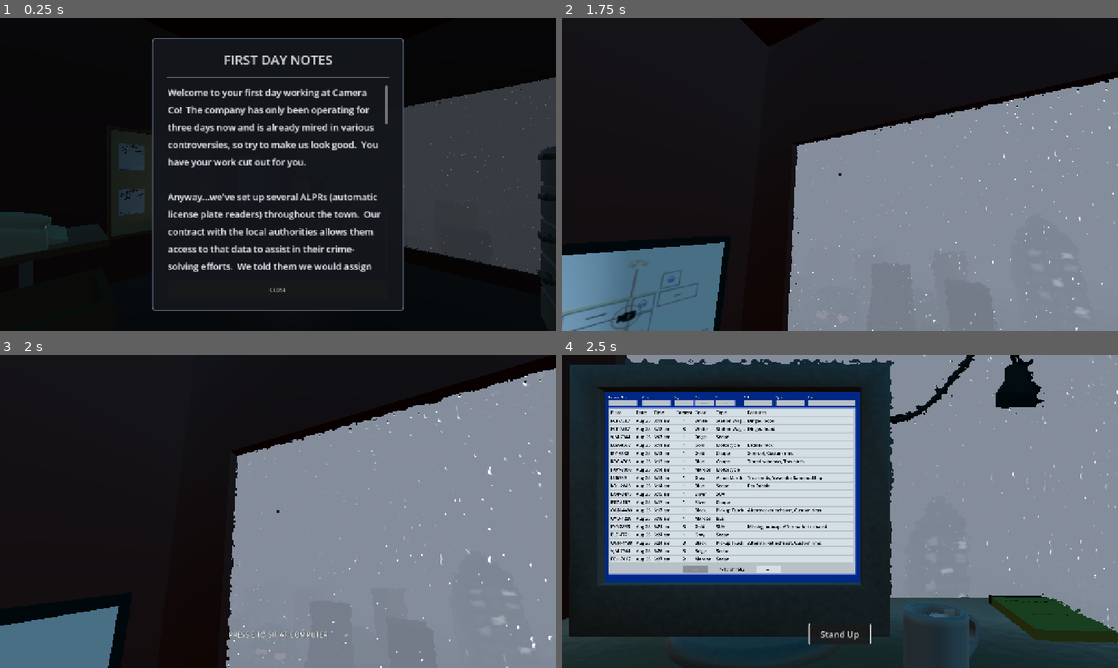
Above: before the commit, frames 1-4 (two rows, left to right).
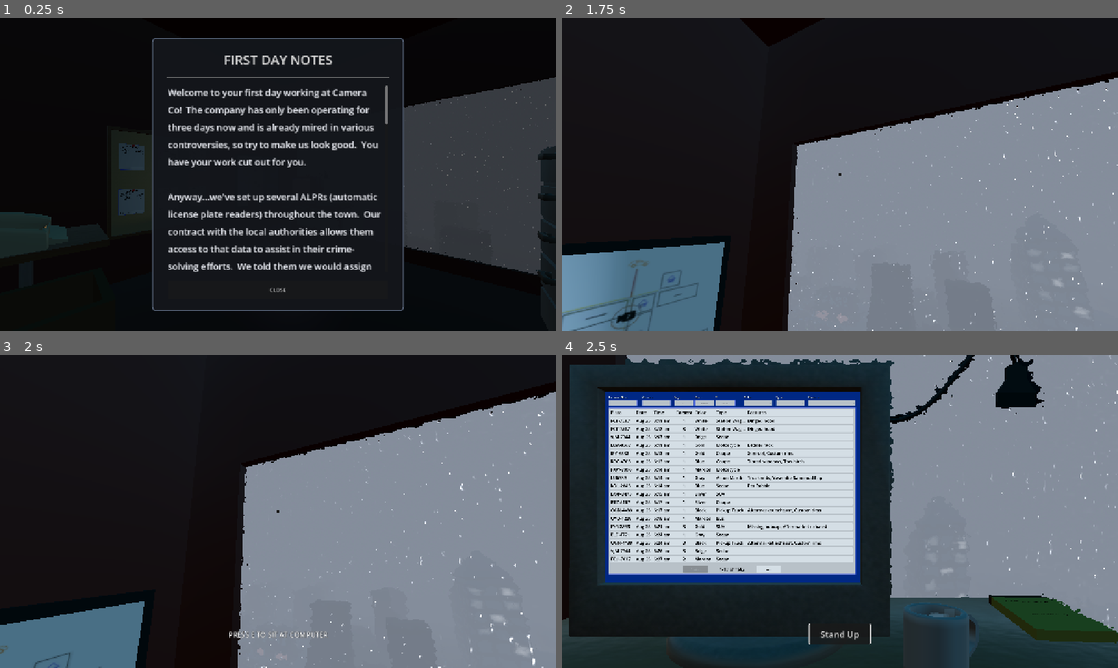
Above: after the commit, the same moments.

Repository: Ciph3rzer0/brackeys-2026.2-trust-no-one
Game: Godot game, scene res://scenes/city.tscn
Two runs of this game, one before a commit and one after it. Both use one fixed random seed, a clock stepped at 60 frames per second and the inputs below.
Inputs (mouse positions are in pixels of both pictures, inside the frame that each line leads up to):
- Up to frame 1 (0.25 s): no input
- Up to frame 2 (1.75 s): tap Enter at 0.5 s; move the mouse to (812, 237) at 0.52 s; hold E (pc_interact) 0.53-1.28 s; hold W (pc_forward) from 0.53 s (still down); click (812, 237) at 0.67 s; tap Space at 0.77, 1.07, 1.52 s; move the mouse to (878, 177) at 1.27 s; tap Ctrl at 1.35 s
- Up to frame 3 (2 s): keep holding W (pc_forward); tap Space at 1.82 s
- Up to frame 4 (2.5 s): keep holding W (pc_forward); tap E (pc_interact) at 2 s; move the mouse to (795, 508) at 2.02 s; hold Shift from 2.03 s (still down)

Frames 1-2 are identical in both runs. In frame 3, 6.2% of the frame differs, in the area x 0-100%, y 4-100%; in frame 4, nothing differs.

Commit message:
feat: add desk collision

Diff:
--- a/scenes/office.tscn
+++ b/scenes/office.tscn
@@ -143,6 +143,9 @@
 [sub_resource type="BoxShape3D" id="BoxShape3D_chair_interaction"]
 size = Vector3(0.6295105, 0.9106811, 2.0118499)
 
+[sub_resource type="BoxShape3D" id="BoxShape3D_krb5w"]
+size = Vector3(1.5463333, 1.2046509, 0.58239746)
+
 [node name="Office" type="Node3D" unique_id=2119133953]
 
 [node name="Player" parent="." unique_id=1865119778 node_paths=PackedStringArray("viewports") instance=ExtResource("10_gnmmx")]
@@ -4208,6 +4211,12 @@
 [node name="desk" parent="." unique_id=2107914153 instance=ExtResource("4_2knxt")]
 transform = Transform3D(1.7488817, 0, 0, 0, 1.7488817, 0, 0, 0, 1.7488817, 3.3157055, 0.6540642, 2.5794885)
 
+[node name="Desk Collision" type="StaticBody3D" parent="desk" unique_id=2110332680]
+
+[node name="CollisionShape3D" type="CollisionShape3D" parent="desk/Desk Collision" unique_id=712057960]
+transform = Transform3D(1, 0, 0, 0, 1, 0, 0, 0, 1, 0.1615181, 0.10232535, -0.043762207)
+shape = SubResource("BoxShape3D_krb5w")
+
 [node name="computer-keyboard2" parent="." unique_id=1110257665 instance=ExtResource("16_jp1e5")]
 transform = Transform3D(1.3806835, 0, 0, 0, 1.3806835, 0, 0, 0, 1.3806835, 3.927921, 1.7878904, 1.90239)
 
